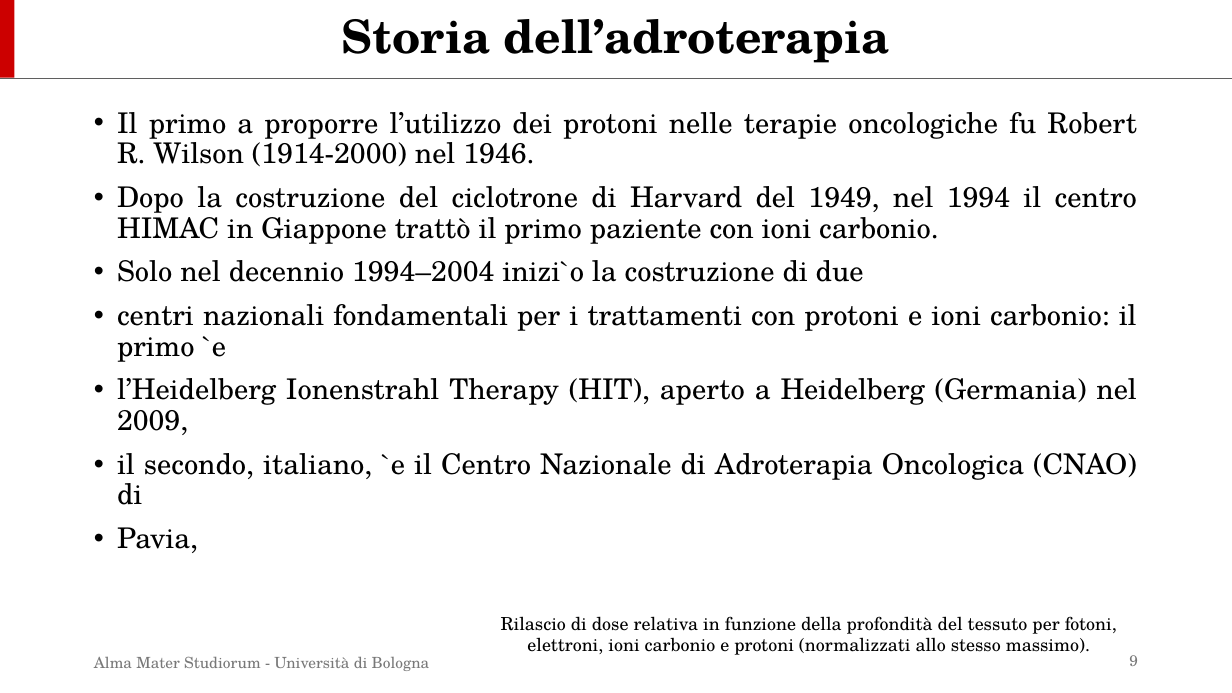
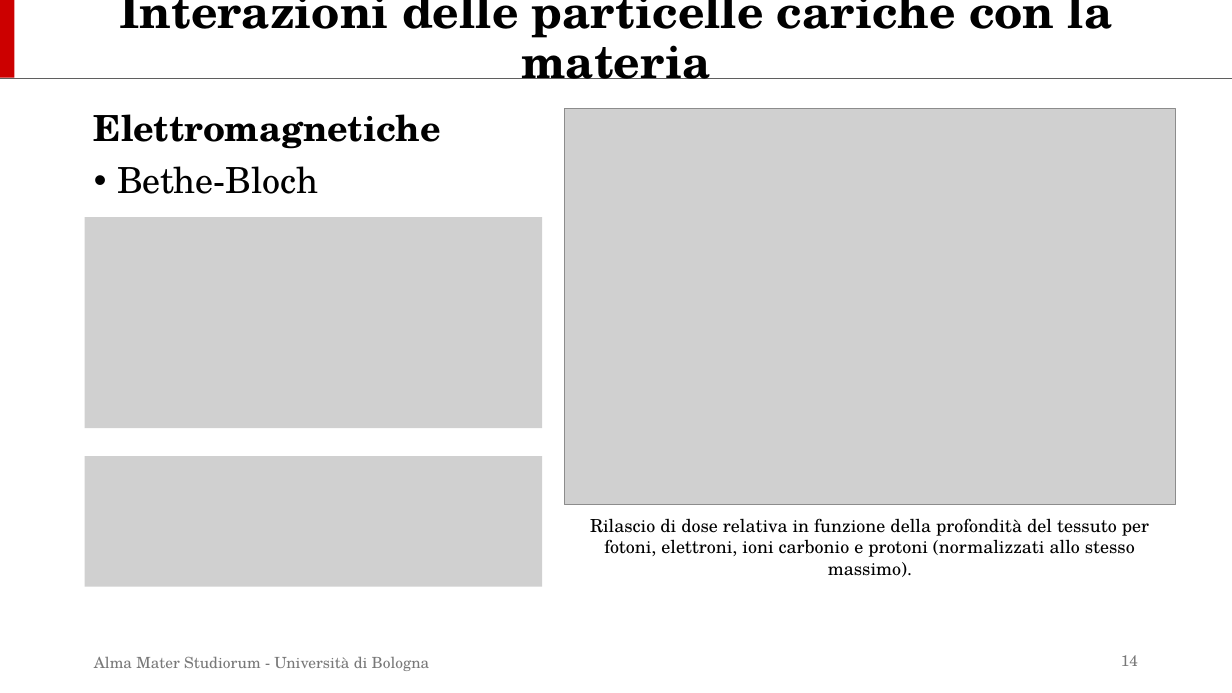
Before and after one commit to simop07/tesi_FOOT, a slide deck: slide 14 of presentazione/PasquiniSimone_Presentazione.pptx (slide 9 before the commit). Drawn at 1232x693 pixels with LibreOffice and Linux fonts; fonts in the diff are those of the drawing; grey boxes stand for pictures. Boxes give left, top, right and bottom in pixels: in the first picture for what was removed or moved away, otherwise in the second. Text is boxed around its words. In the diff, an @@ line names an element or a change of style, - is before the commit and + after.

Commit message:
Update

```diff
--- a/presentazione/PasquiniSimone_Presentazione.pptx
+++ b/presentazione/PasquiniSimone_Presentazione.pptx
@@ title at [119, 0, 1112, 79]: text changed @@
-Storia dell’adroterapia
+Interazioni delle particelle cariche con la materia
@@ text added at [94, 114, 441, 194], 28 pt, text #000000, bold @@
+Elettromagnetiche
+• Bethe-Bloch
@@ text removed at [117, 112, 1137, 505] @@
-• Il primo a proporre l’utilizzo dei protoni nelle terapie oncologiche fu Robert R. Wilson (1914-2000) nel 1946.
-• Dopo la costruzione del ciclotrone di Harvard del 1949, nel 1994 il centro HIMAC in Giappone trattò il primo paziente con ioni carbonio.
-• Solo nel decennio 1994–2004 inizi`o la costruzione di due
-• centri nazionali fondamentali per i trattamenti con protoni e ioni carbonio: il primo `e
-• l’Heidelberg Ionenstrahl Therapy (HIT), aperto a Heidelberg (Germania) nel 2009,
-• il secondo, italiano, `e il Centro Nazionale di Adroterapia Oncologica (CNAO) di
-• Pavia,
@@ picture added at [565, 109, 1177, 506] @@
@@ picture added at [85, 217, 543, 428] @@
@@ picture added at [85, 457, 543, 587] @@
@@ text "Rilascio di dose relativa in ..." rewrapped from [501, 616, 1117, 655] to [590, 518, 1149, 557] @@
@@ page number at [1121, 655, 1138, 666]: text changed @@
-9
+14
```
Also in this commit, not shown: 8 other slides changed, 9 slides added.
